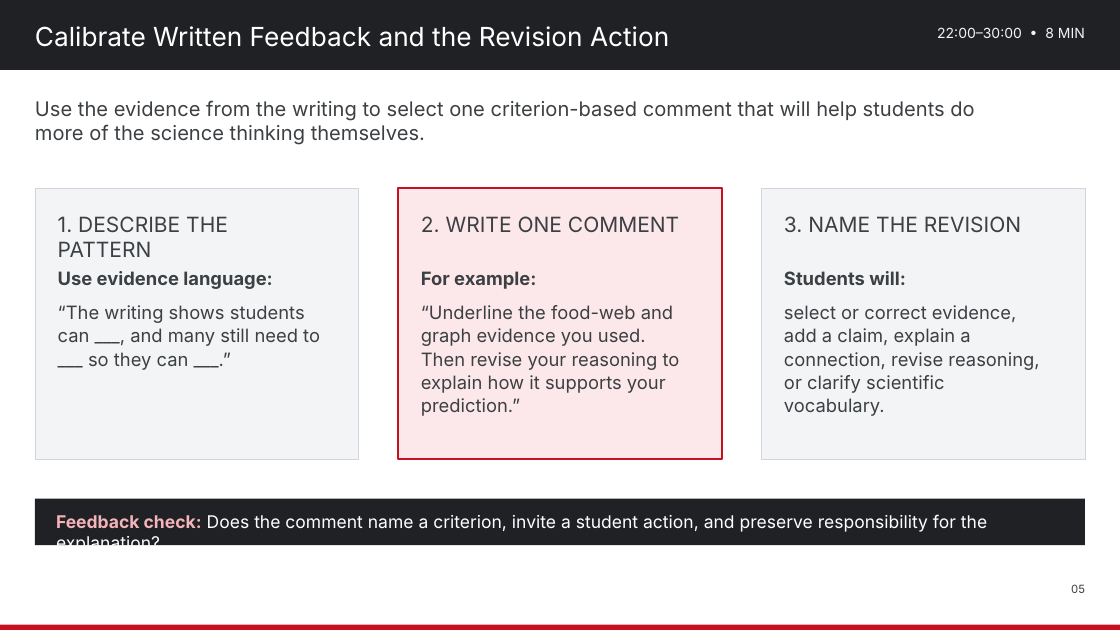
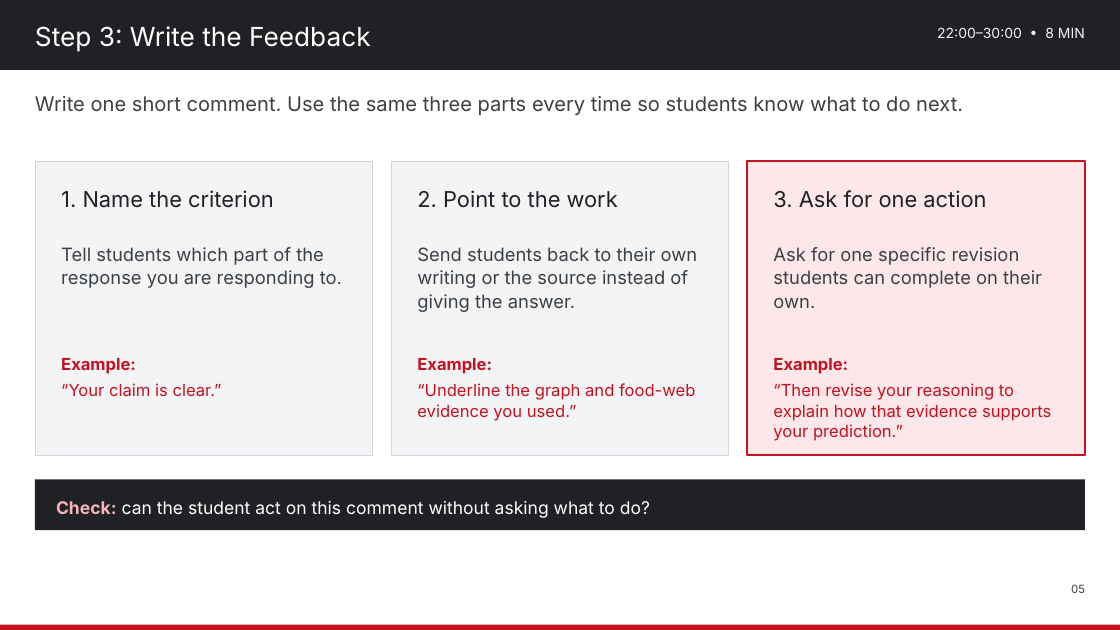
Before and after one commit to nbhs-science/nbhs-science, a slide deck: slide 5 of assets/plc/2026-10-30_Lesson_Internalization_Use_Student_Work_to_Adjust_Next_Learning_Experience.pptx. Drawn at 1120x630 pixels with LibreOffice and Linux fonts; fonts in the diff are those of the drawing. Boxes give left, top, right and bottom in pixels: in the first picture for what was removed or moved away, otherwise in the second. Text is boxed around its words. In the diff, an @@ line names an element or a change of style, - is before the commit and + after.

Commit message:
Simplify October 30 student-work PLC materials
Replace the Friday agenda and editable deck with a clear four-step routine: set the bar, read student writing, write feedback, and plan the next step.

```diff
--- a/assets/plc/2026-10-30_Lesson_Internalization_Use_Student_Work_to_Adjust_Next_Learning_Experience.pptx
+++ b/assets/plc/2026-10-30_Lesson_Internalization_Use_Student_Work_to_Adjust_Next_Learning_Experience.pptx
@@ text at (35,26,371,52): text changed @@
-Calibrate Written Feedback and the Revision Action
+Step 3: Write the Feedback
@@ text removed at (35,100,974,145) @@
-Use the evidence from the writing to select one criterion-based comment that will help students do more of the science thinking themselves.
@@ text added at (35,96,963,115), 23 pt, text #3C4043 @@
+Write one short comment. Use the same three parts every time so students know what to do next.
@@ rectangle: place and size @@
-rectangle at (35,188,359,460)
+rectangle at (35,161,373,455)
@@ rectangle: place and size @@
-rectangle at (398,188,722,460)
+rectangle at (391,161,729,455)
@@ rectangle at (391,161,729,455): fill #FCE8EA to #F3F4F6; outline #C41220 2 pt to #D1D5DB 1 pt @@
@@ rectangle: place and size @@
-rectangle at (761,188,1085,460)
+rectangle at (747,161,1085,455)
@@ rectangle at (747,161,1085,455): fill #F3F4F6 to #FCE8EA; outline #D1D5DB 1 pt to #C41220 2 pt @@
@@ text at (61,190,274,208): text changed; size 24 to 25 pt; text colour #3C4043 to #202124 @@
-1. DESCRIBE THE PATTERN
+1. Name the criterion
@@ text added at (417,190,618,208), 25 pt, text #202124 @@
+2. Point to the work
@@ text added at (773,190,986,208), 25 pt, text #202124 @@
+3. Ask for one action
@@ text removed at (421,216,679,232) @@
-2. WRITE ONE COMMENT
@@ text removed at (784,216,1021,233) @@
-3. NAME THE REVISION
@@ text added at (61,247,342,288), 21 pt, text #3C4043 @@
+Tell students which part of the response you are responding to.
@@ text added at (417,247,698,312), 21 pt, text #3C4043 @@
+Send students back to their own writing or the source instead of giving the answer.
@@ text added at (773,247,1042,308), 21 pt, text #3C4043 @@
+Ask for one specific revision students can complete on their own.
@@ text removed at (58,271,320,370) @@
-Use evidence language:
-“The writing shows students can ___, and many still need to ___ so they can ___.”
@@ text removed at (784,271,1039,416) @@
-Students will:
-select or correct evidence, add a claim, explain a connection, revise reasoning, or clarify scientific vocabulary.
@@ text added at (61,358,222,397), 19 pt, text #C41220 @@
+Example:
+“Your claim is clear.”
@@ text at (417,358,695,421): text changed; size 21 to 19 pt; text colour #3C4043 to #C41220 @@
-For example:
-“Underline the food-web and graph evidence you used. Then revise your reasoning to explain how it supports your prediction.”
+Example:
+“Underline the graph and food-web evidence you used.”
@@ text added at (773,358,1051,441), 19 pt, text #C41220 @@
+Example:
+“Then revise your reasoning to explain how that evidence supports your prediction.”
@@ rectangle: place and size @@
-rectangle at (35,499,1085,546)
+rectangle at (35,479,1085,530)
@@ text added at (56,501,650,518), 20 pt, text #FFFFFF @@
+Check: can the student act on this comment without asking what to do?
@@ text removed at (56,514,987,545) @@
-Feedback check: Does the comment name a criterion, invite a student action, and preserve responsibility for the explanation?
```
Also in this commit, not shown: 5 other slides changed, 1 slide added, 1 slide removed, 1 other file.
